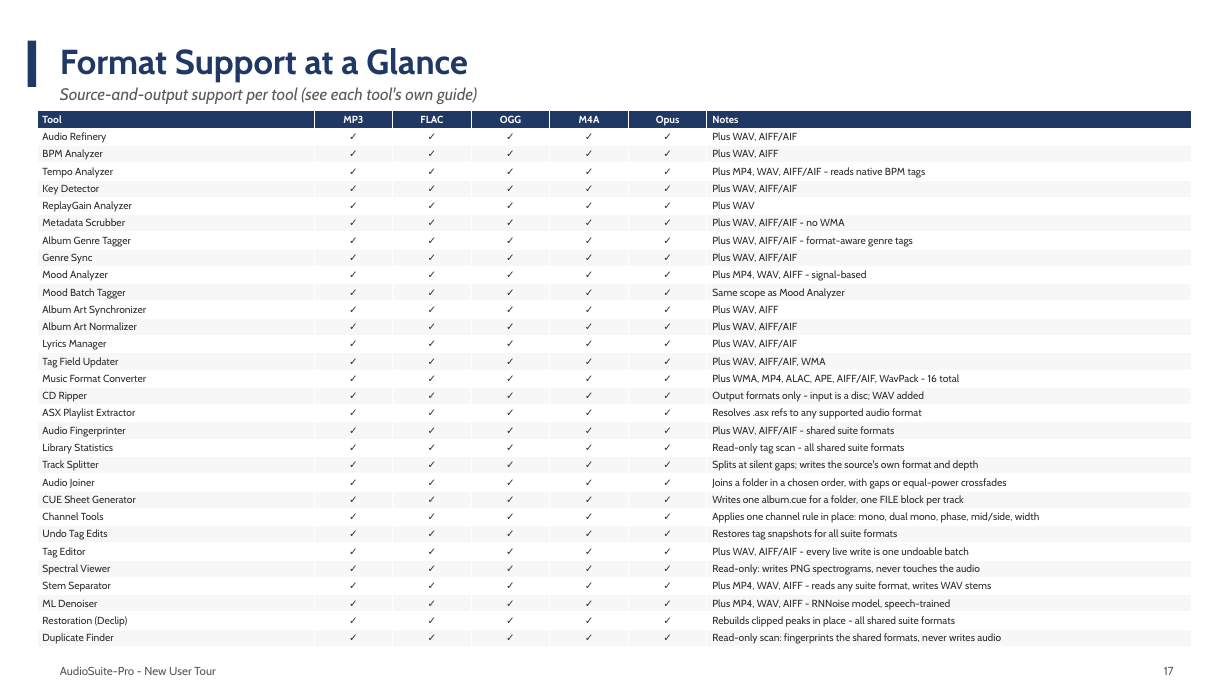
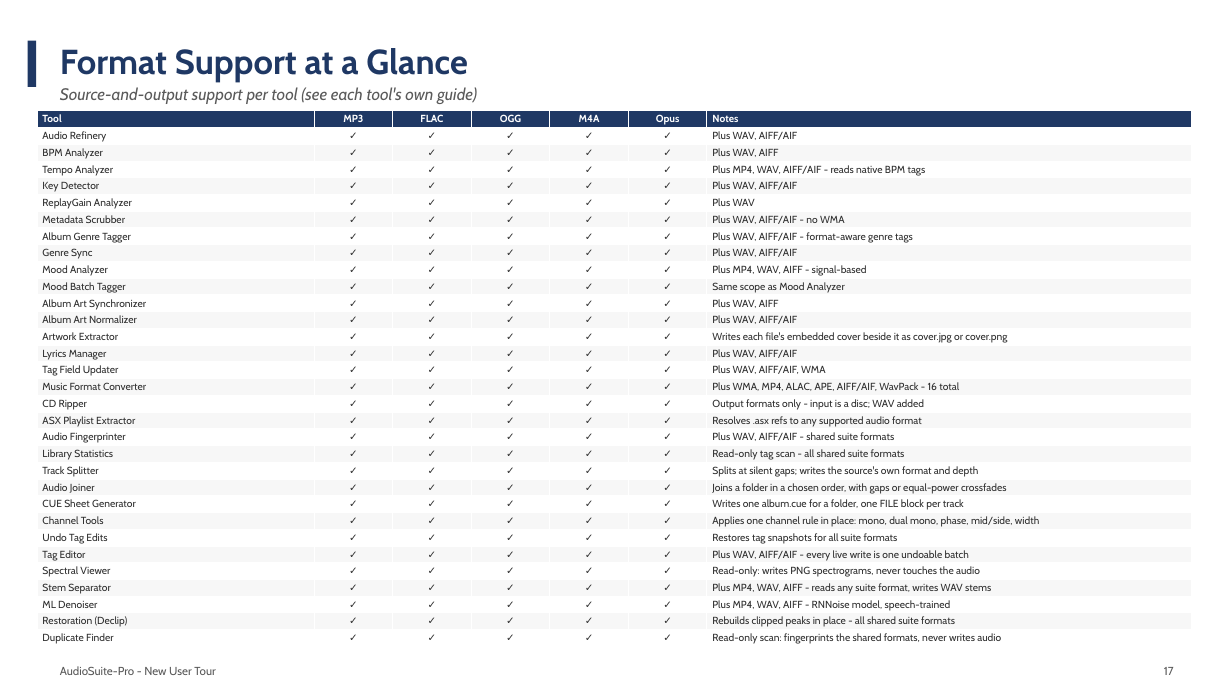
Before and after one commit to wilte01/AudioSuite-Pro, a slide deck: slide 20 of documentation/user_guides/suite_overview/AudioSuite-Pro_New_User_Presentation.pptx. Drawn at 1232x693 pixels with LibreOffice and Linux fonts; fonts in the diff are those of the drawing. Boxes give left, top, right and bottom in pixels: in the first picture for what was removed or moved away, otherwise in the second. Text is boxed around its words. In the diff, an @@ line names an element or a change of style, - is before the commit and + after.

```diff
--- a/documentation/user_guides/suite_overview/AudioSuite-Pro_New_User_Presentation.pptx
+++ b/documentation/user_guides/suite_overview/AudioSuite-Pro_New_User_Presentation.pptx
@@ table at (37,111,1192,648) @@
+row 14: Artwork Extractor | ✓ | ✓ | ✓ | ✓ | ✓ | Writes each file's embedded cover beside it as cover.jpg or cover.png
```
Also in this commit, not shown: 3 other slides changed, 40 other files.
